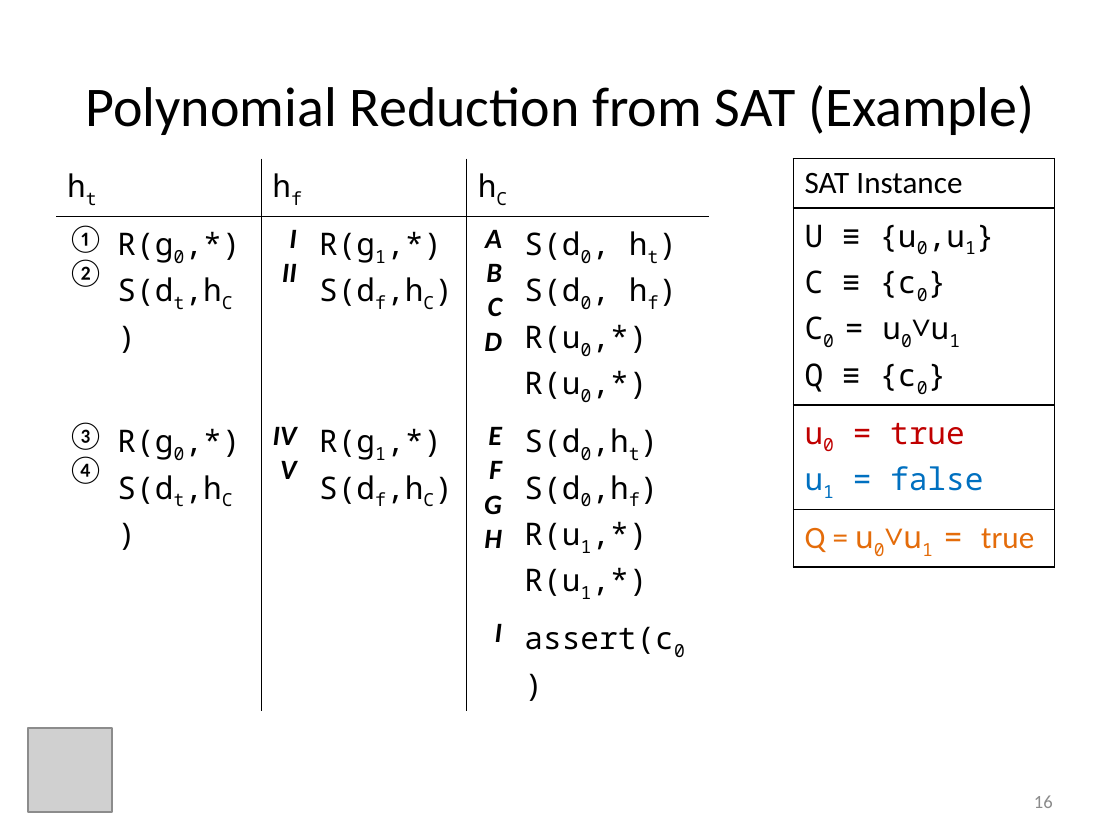
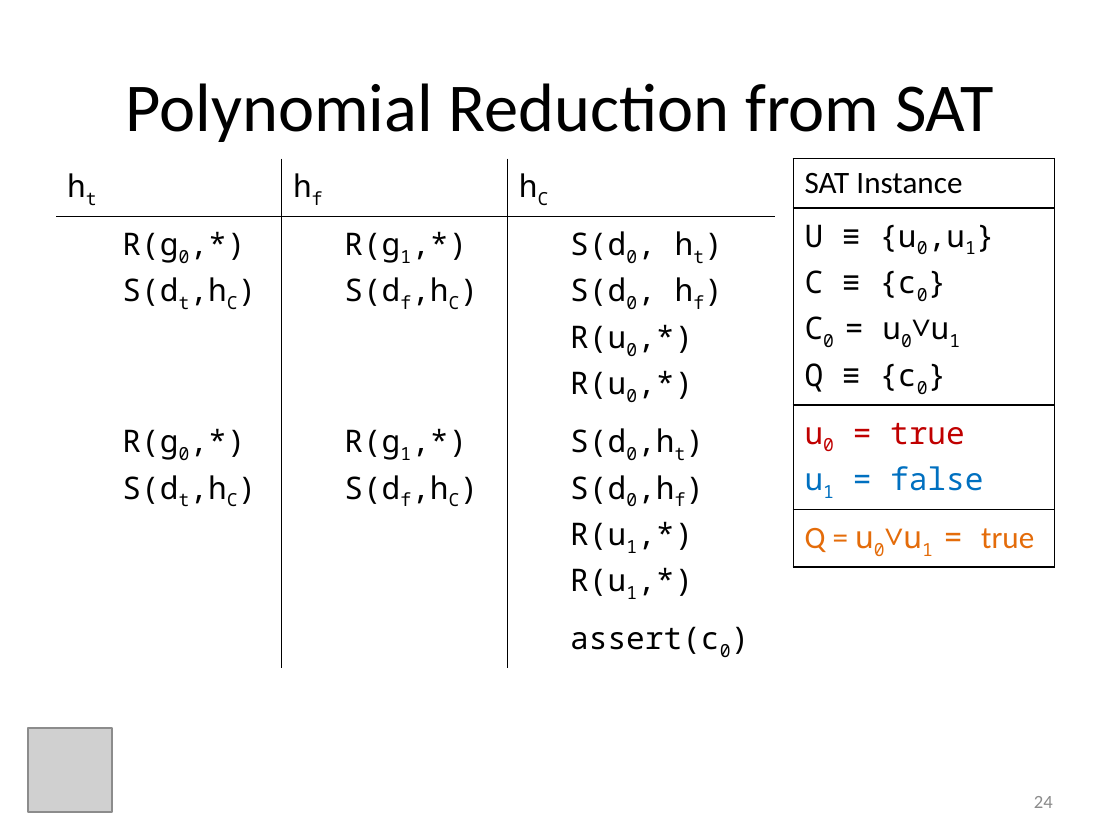
Before and after one commit to ericmercer/MP-trace-language, a slide deck: slide 24 of presentations/ASE2013.pptx (slide 16 before the commit). Drawn at 1120x840 pixels with LibreOffice and Linux fonts; fonts in the diff are those of the drawing; grey boxes stand for pictures. Boxes give left, top, right and bottom in pixels: in the first picture for what was removed or moved away, otherwise in the second. Text is boxed around its words. In the diff, an @@ line names an element or a change of style, - is before the commit and + after.

```diff
--- a/presentations/ASE2013.pptx
+++ b/presentations/ASE2013.pptx
@@ title at (125,83,994,142): text changed; size 36 to 44 pt @@
-Polynomial Reduction from SAT (Example)
+Polynomial Reduction from SAT
@@ table at (56,159,775,661) @@
-row 2: ① / ② | R(g0,*) / S(dt,hC) | I / II | R(g1,*) / S(df,hC) | A / B / C / D | S(d0, ht) / S(d0, hf) / R(u0,*) / R(u0,*)
+row 2:  | R(g0,*) / S(dt,hC) |  | R(g1,*) / S(df,hC) |  | S(d0, ht) / S(d0, hf) / R(u0,*) / R(u0,*)
-row 3: ③ / ④ | R(g0,*) / S(dt,hC) | IV / V | R(g1,*) / S(df,hC) | E / F / G / H | S(d0,ht) / S(d0,hf) / R(u1,*) / R(u1,*)
+row 3:  | R(g0,*) / S(dt,hC) |  | R(g1,*) / S(df,hC) |  | S(d0,ht) / S(d0,hf) / R(u1,*) / R(u1,*)
-row 4, column 5: I
+row 4, column 5: 
@@ table: place and size @@
-table at (56,159,710,661)
+table at (56,159,775,661)
@@ page number at (1034,796,1053,808): text changed @@
-16
+24
```
Also in this commit, not shown: 28 other slides changed, 17 slides added, 1 slide removed.
